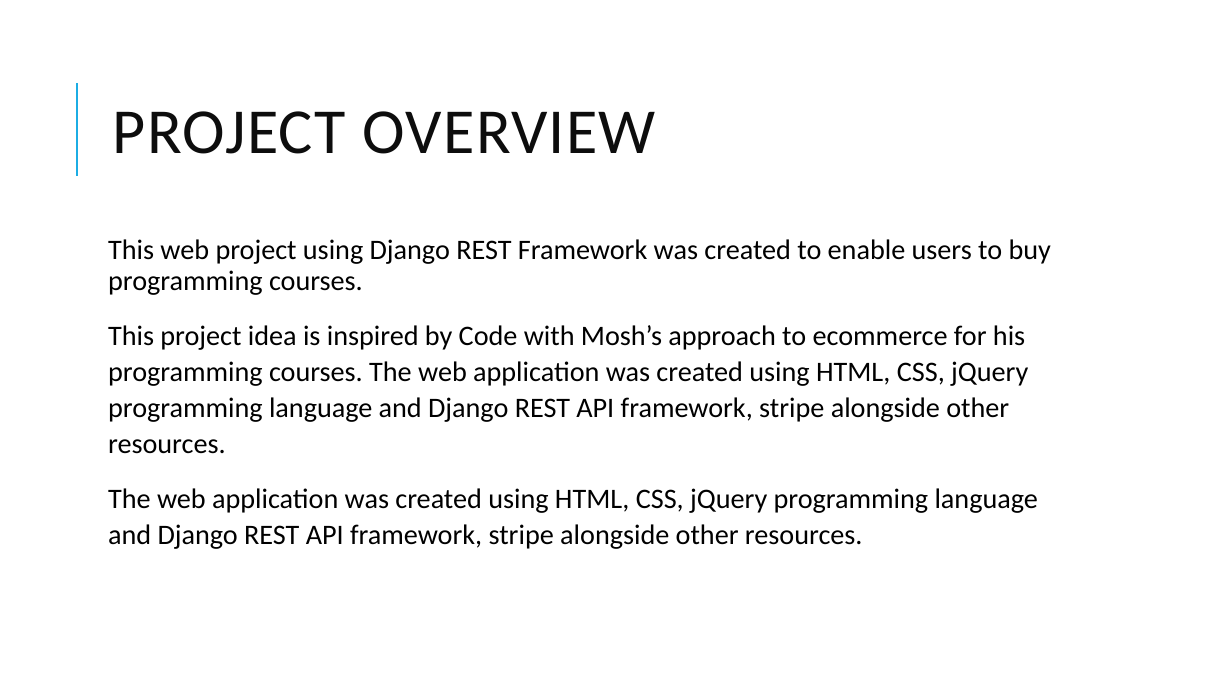
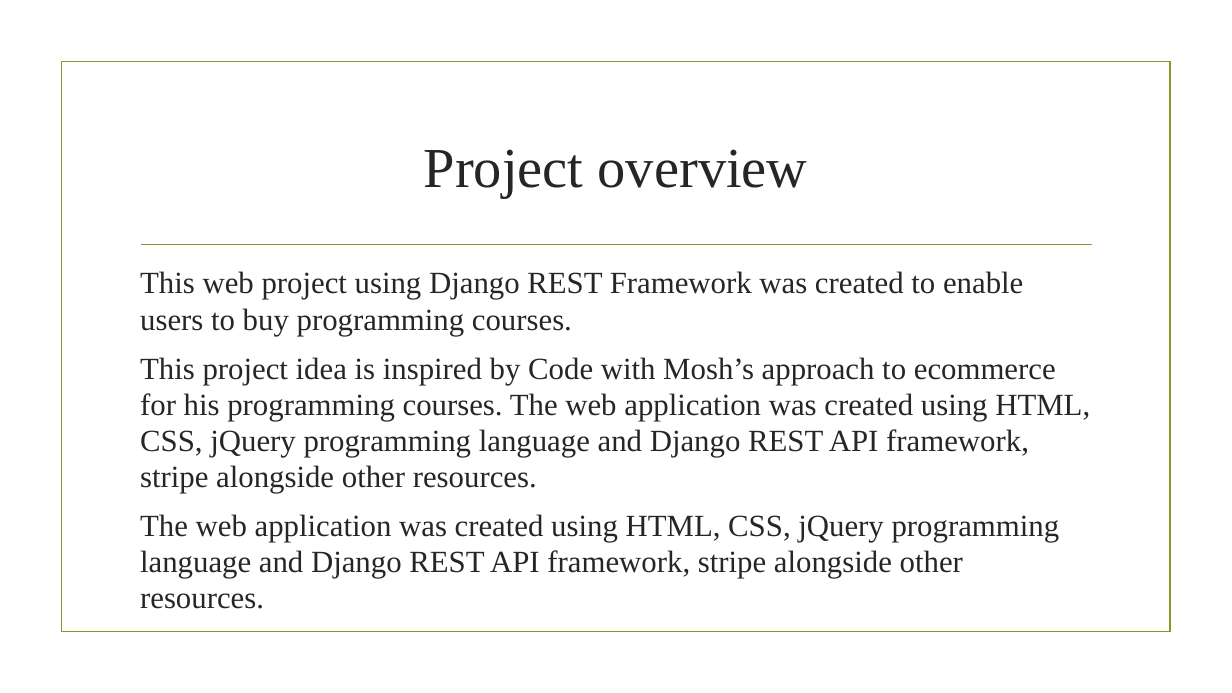
Before and after one commit to davidadey000/codeavenue, a slide deck: slide 2 of documentation/final_project_presentation.pptx. Drawn at 1232x693 pixels with LibreOffice and Linux fonts; fonts in the diff are those of the drawing; background and template pictures are left out. Boxes give left, top, right and bottom in pixels: in the first picture for what was removed or moved away, otherwise in the second. Text is boxed around its words. In the diff, an @@ line names an element or a change of style, - is before the commit and + after.

```diff
--- a/documentation/final_project_presentation.pptx
+++ b/documentation/final_project_presentation.pptx
@@ rectangle added at box(61, 62, 1170, 632), outline #83992A 1.25 pt @@
@@ line removed from (77, 176) to (77, 83) @@
@@ title at box(424, 149, 808, 198): text changed; size 50 to 44 pt; font Calibri to Times New Roman; text colour #0D0D0D to #262626 @@
-PROJECT OVERVIEW
+Project overview
@@ text "This web project using Django ...": place and size @@
-text "This web project using Django ..." at box(108, 239, 1051, 549)
+text "This web project using Django ..." at box(140, 271, 1090, 578)
@@ text "This web project using Django ..." at box(140, 271, 1090, 578): size 22 to 24 pt, font Calibri to Times New Roman, text colour #000000 to #262626; line spacing 0.9 to 1; less space between paragraphs; line spacing 1.07 to 0.97 @@
@@ line added from (141, 245) to (1092, 245), #83992A 1.25 pt @@
```
Also in this commit, not shown: 9 other slides changed, 2 slides added, 1 slide removed, 3 other files.
